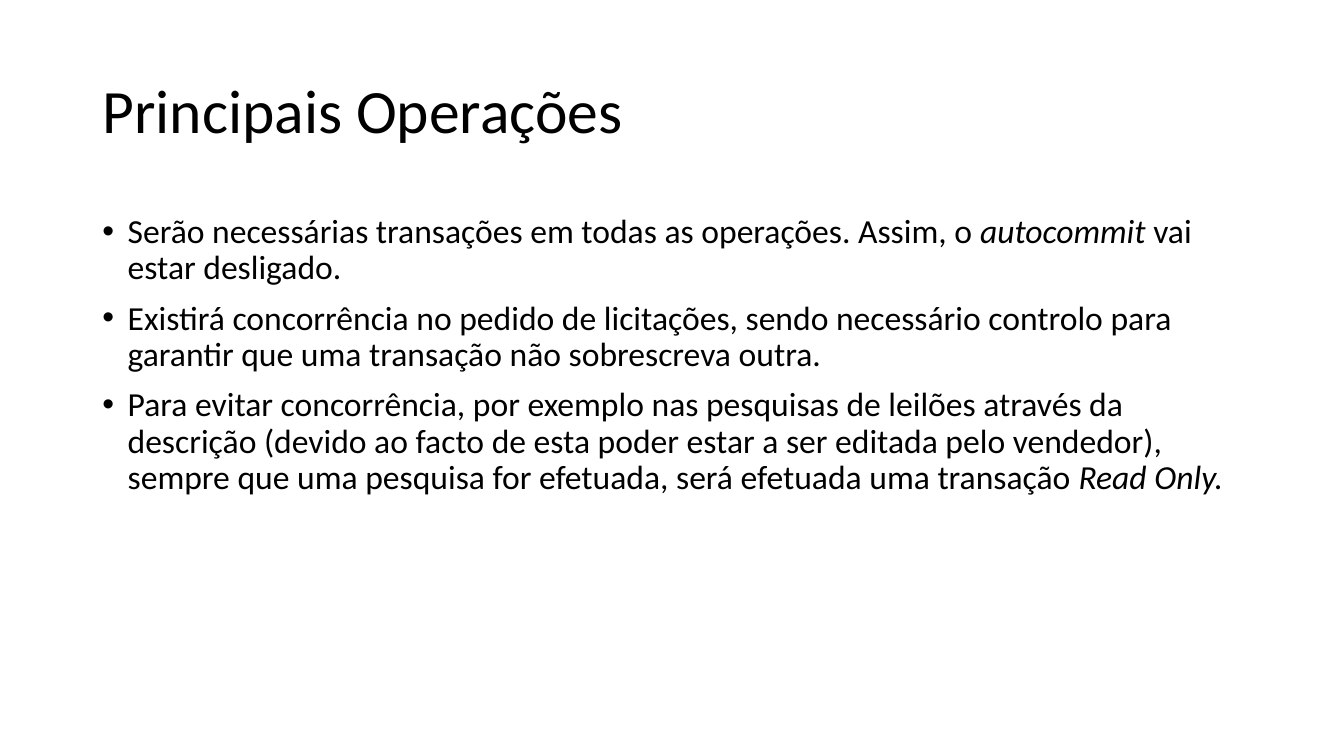
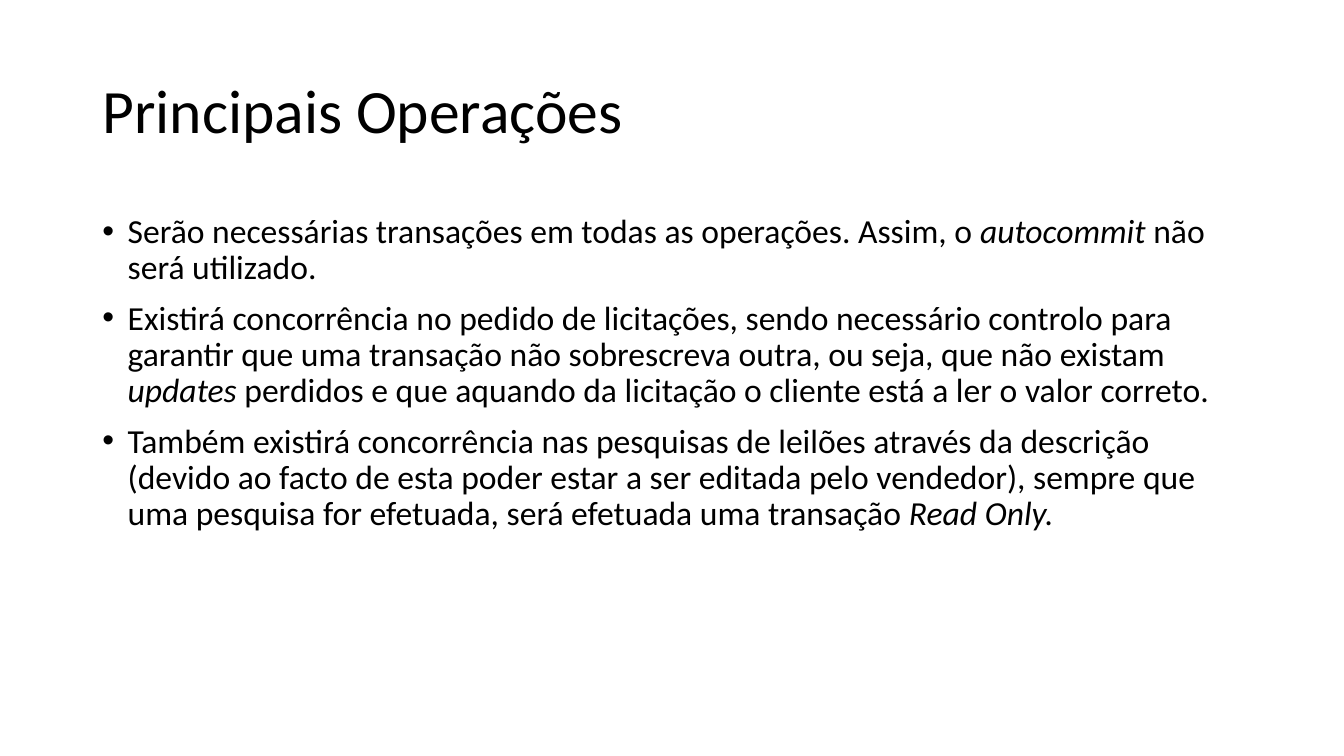
Before and after one commit to joelpoliveira/PROJETO-BD, a slide deck: slide 3 of ApresentacaoProjetoBD.pptx. Drawn at 1344x756 pixels with LibreOffice and Linux fonts; fonts in the diff are those of the drawing. Boxes give left, top, right and bottom in pixels: in the first picture for what was removed or moved away, otherwise in the second. Text is boxed around its words. In the diff, an @@ line names an element or a change of style, - is before the commit and + after.

```diff
--- a/ApresentacaoProjetoBD.pptx
+++ b/ApresentacaoProjetoBD.pptx
@@ text at box(128, 219, 1209, 531): text changed @@
-• Serão necessárias transações em todas as operações. Assim, o autocommit vai estar desligado.
-• Existirá concorrência no pedido de licitações, sendo necessário controlo para garantir que uma transação não sobrescreva outra.
-• Para evitar concorrência, por exemplo nas pesquisas de leilões através da descrição (devido ao facto de esta poder estar a ser editada pelo vendedor), sempre que uma pesquisa for efetuada, será efetuada uma transação Read Only.
+• Serão necessárias transações em todas as operações. Assim, o autocommit não será utilizado.
+• Existirá concorrência no pedido de licitações, sendo necessário controlo para garantir que uma transação não sobrescreva outra, ou seja, que não existam updates perdidos e que aquando da licitação o cliente está a ler o valor correto.
+• Também existirá concorrência nas pesquisas de leilões através da descrição (devido ao facto de esta poder estar a ser editada pelo vendedor), sempre que uma pesquisa for efetuada, será efetuada uma transação Read Only.
```
